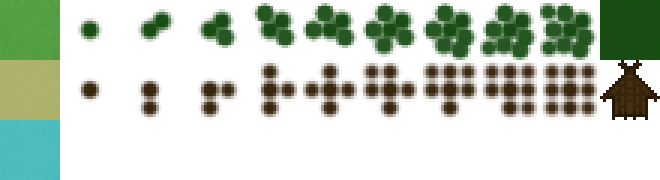
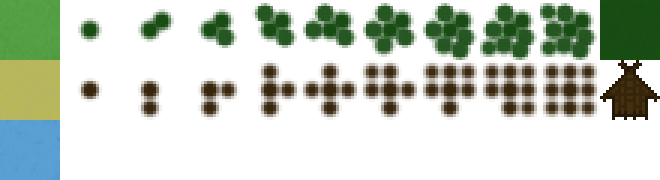
Comparing the layer stacks of the two (660, 180) images. Changes:
painted on "Sand" over [0,60,60,120]
painted on "Water" over [0,120,60,180]
